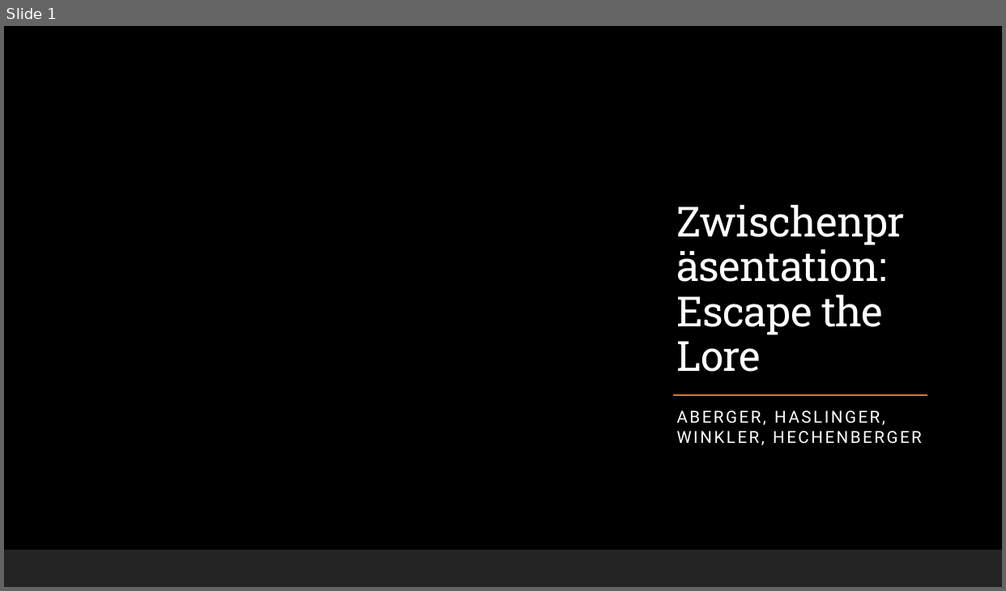
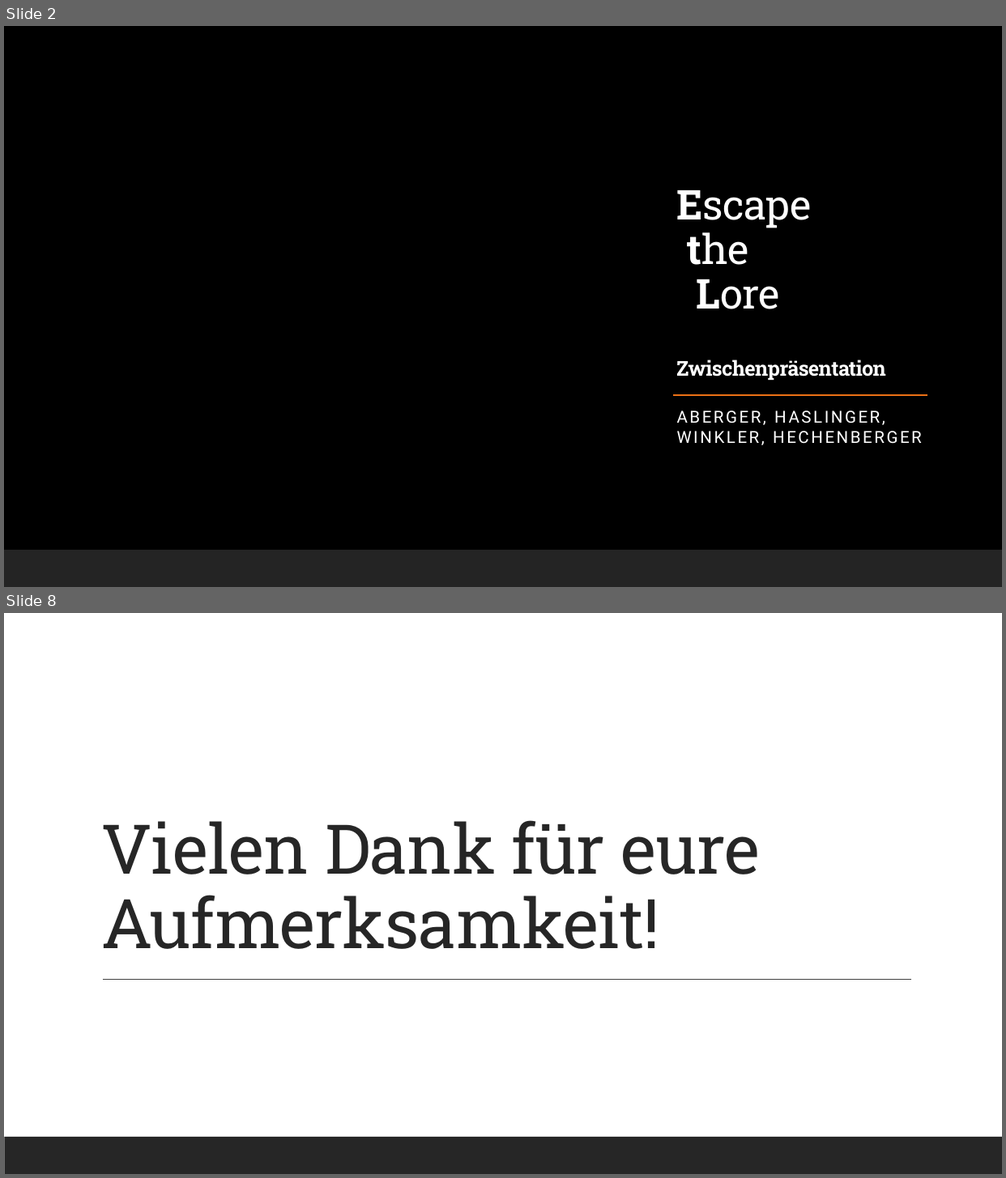
Before and after one commit to jonasaberger/EscapeTheLore, a slide deck: Docs/11_Zwischenpräsentation.pptx. Shown one above the other, each under a label of ours: slide 1 before the commit, slides 2 and 8 after it; the slides between them are not shown. The pictures are 1006x591 and 1006x1178 pixels, drawn with LibreOffice and Linux fonts; fonts in the diff are those of the drawing; background and template pictures are left out. Boxes give left, top, right and bottom in pixels: in the first picture for what was removed or moved away, otherwise in the second. Text is boxed around its words. In the diff, an @@ line names an element or a change of style, - is before the commit and + after.

Commit message:
- Updated Meilensteinanalyse
- Finished Zwischenpräsentation

```diff
--- a/Docs/11_Zwischenpräsentation.pptx
+++ b/Docs/11_Zwischenpräsentation.pptx
@@ slide 8 added at <box>4,613,1002,1174</box>, background #FFFFFF; not listed: 1 template element that a slide beside it also shows @@
@@ title added at <box>101,820,760,949</box>, 66 pt, text #262626 @@
+Vielen Dank für eure Aufmerksamkeit!
@@ line added from (103, 979) to (911, 979), #404040 1 pt @@
@@ what was slide 1 is now slide 2 @@
@@ slide 2 changed as well @@
@@ title at <box>676,190,886,381</box>: text changed; size 40 to 19.8 pt; bold on @@
-Zwischenpräsentation:
-Escape the Lore
+Escape
+the
+Lore
+Zwischenpräsentation
```
Also in this commit, not shown: 2 other slides changed, 4 other slides added, 2 slides removed, 1 other file.
